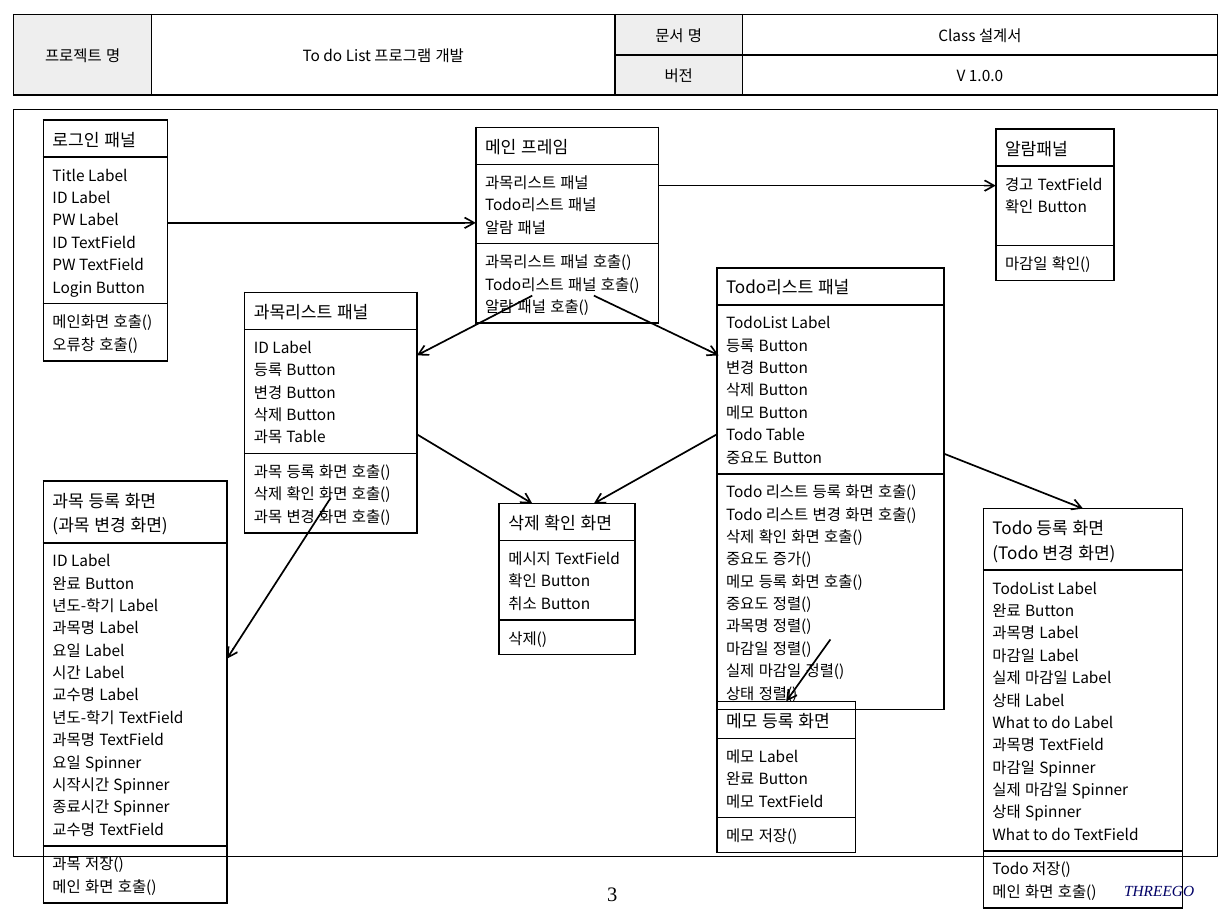
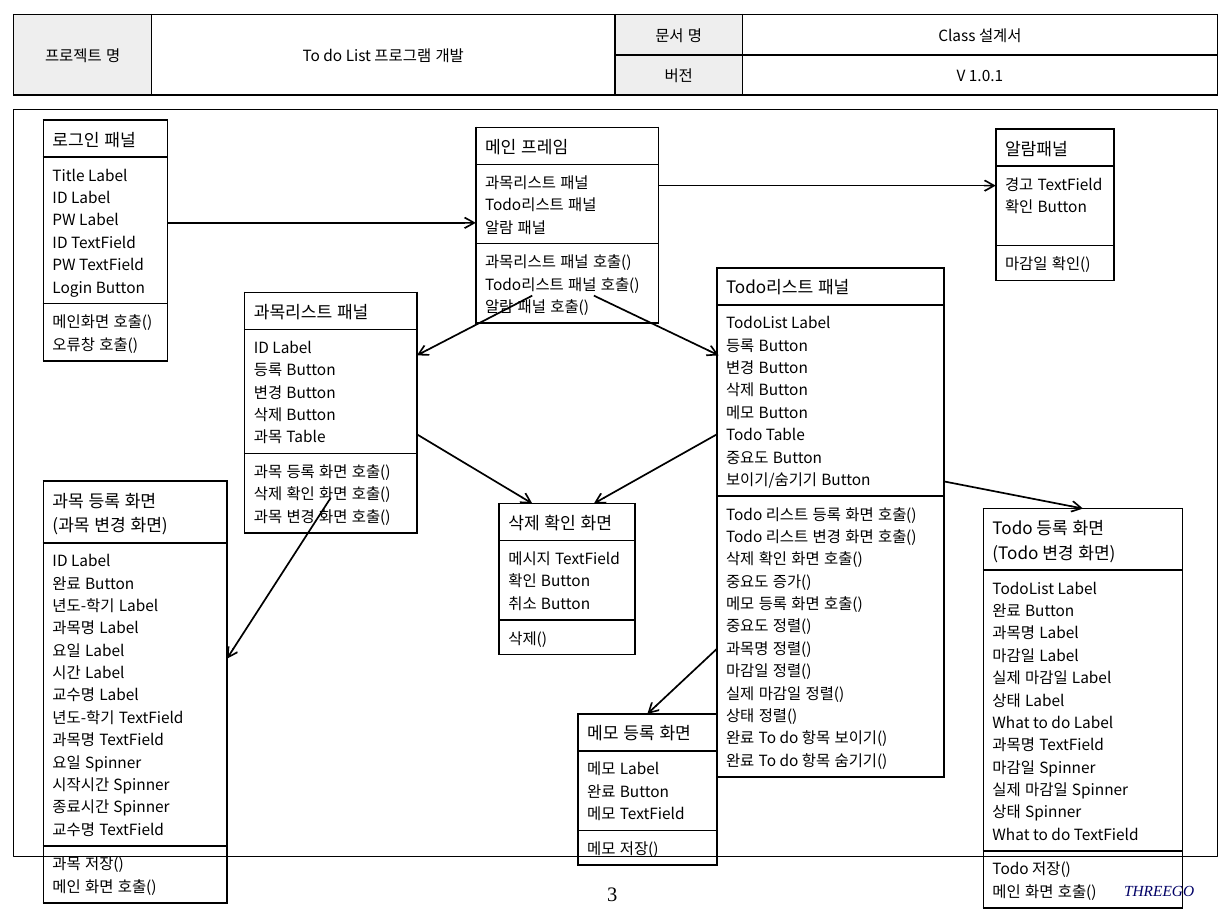
Before and after one commit to SMU-SE-Admin/18-1_3_THREEGO_Doc, a slide deck: slide 3 of 03 설계/Class 설계서_3조_THREEGO.pptx. Drawn at 1232x924 pixels with LibreOffice and Linux fonts; fonts in the diff are those of the drawing; background and template pictures are left out. Boxes give left, top, right and bottom in pixels: in the first picture for what was removed or moved away, otherwise in the second. Text is boxed around its words. In the diff, an @@ line names an element or a change of style, - is before the commit and + after.

```diff
--- a/03 설계/Class 설계서_3조_THREEGO.pptx
+++ b/03 설계/Class 설계서_3조_THREEGO.pptx
@@ table at <box>14,15,1217,95</box> @@
-row 2, column 4: V 1.0.0
+row 2, column 4: V 1.0.1
@@ table at <box>717,267,944,773</box> @@
-row 2, column 1: TodoList Label / 등록 Button / 변경 Button / 삭제 Button / 메모 Button / Todo Table / 중요도 Button
+row 2, column 1: TodoList Label / 등록 Button / 변경 Button / 삭제 Button / 메모 Button / Todo Table / 중요도 Button / 보이기/숨기기 Button
-row 3, column 1: Todo 리스트 등록 화면 호출() / Todo 리스트 변경 화면 호출() / 삭제 확인 화면 호출() / 중요도 증가() / 메모 등록 화면 호출() / 중요도 정렬() / 과목명 정렬() / 마감일 정렬() / 실제 마감일 정렬() / 상태 정렬()
+row 3, column 1: Todo 리스트 등록 화면 호출() / Todo 리스트 변경 화면 호출() / 삭제 확인 화면 호출() / 중요도 증가() / 메모 등록 화면 호출() / 중요도 정렬() / 과목명 정렬() / 마감일 정렬() / 실제 마감일 정렬() / 상태 정렬() / 완료 To do 항목 보이기() / 완료 To do 항목 숨기기()
@@ arrow moved from (944, 453) - (1083, 509) to (944, 482) - (1083, 509) @@
@@ arrow moved from (830, 639) - (786, 701) to (717, 649) - (648, 713) @@
@@ table: place and size @@
-table at <box>717,701,856,848</box>
+table at <box>578,713,717,861</box>
```
Also in this commit, not shown: 1 other slide changed.
